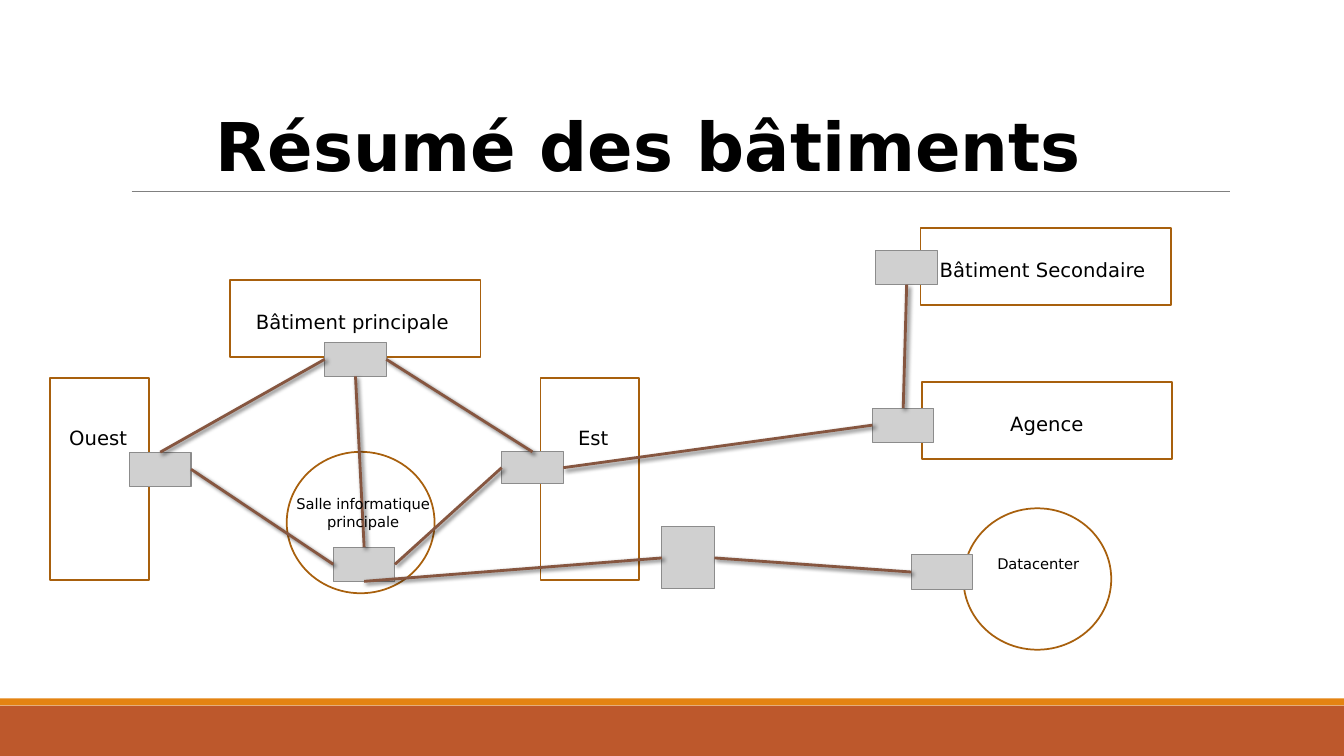
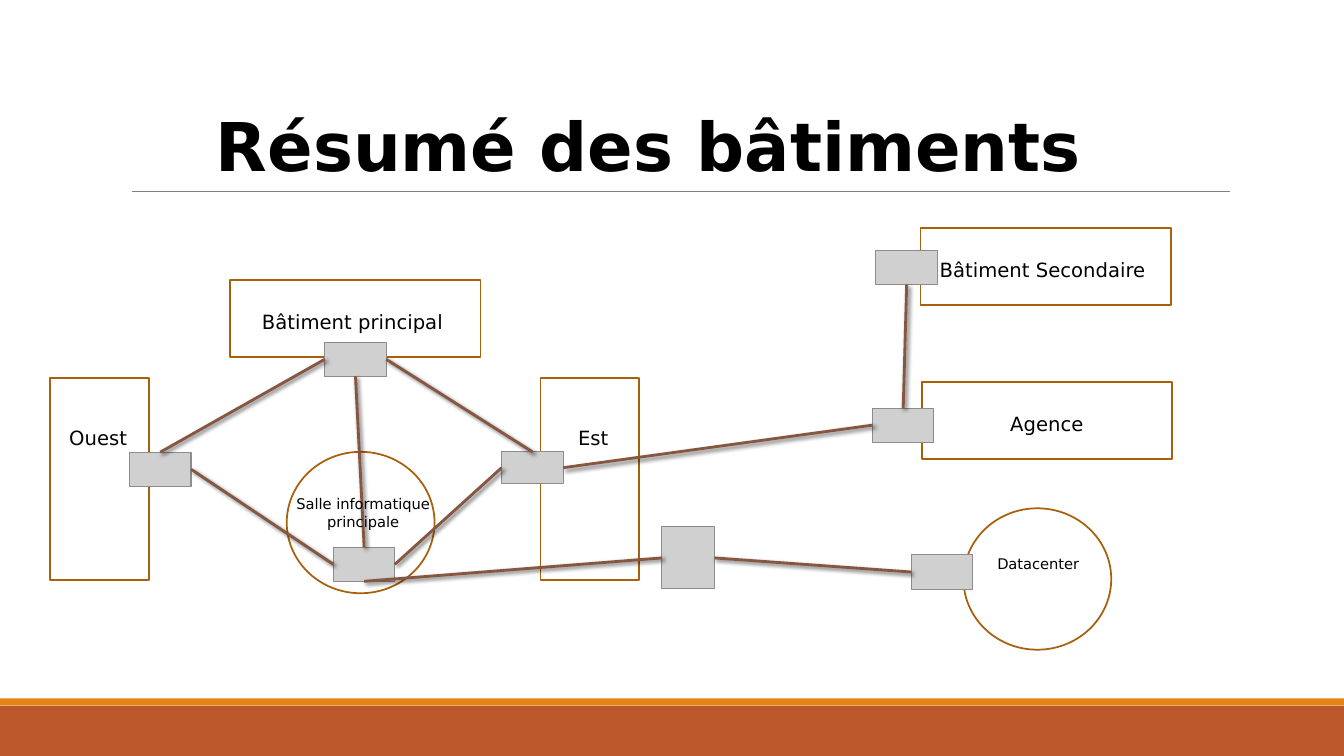
Before and after one commit to exiarobin/Projet-Architecture-Reseau, a slide deck: slide 5 of présentation Projet.pptx. Drawn at 1344x756 pixels with LibreOffice and Linux fonts; fonts in the diff are those of the drawing; grey boxes stand for pictures. Boxes give left, top, right and bottom in pixels: in the first picture for what was removed or moved away, otherwise in the second. Text is boxed around its words. In the diff, an @@ line names an element or a change of style, - is before the commit and + after.

```diff
--- a/présentation Projet.pptx
+++ b/présentation Projet.pptx
@@ text at (x1=262, y1=313, x2=443, y2=333): text changed @@
-Bâtiment principale
+Bâtiment principal
```
Also in this commit, not shown: 7 other slides changed.
